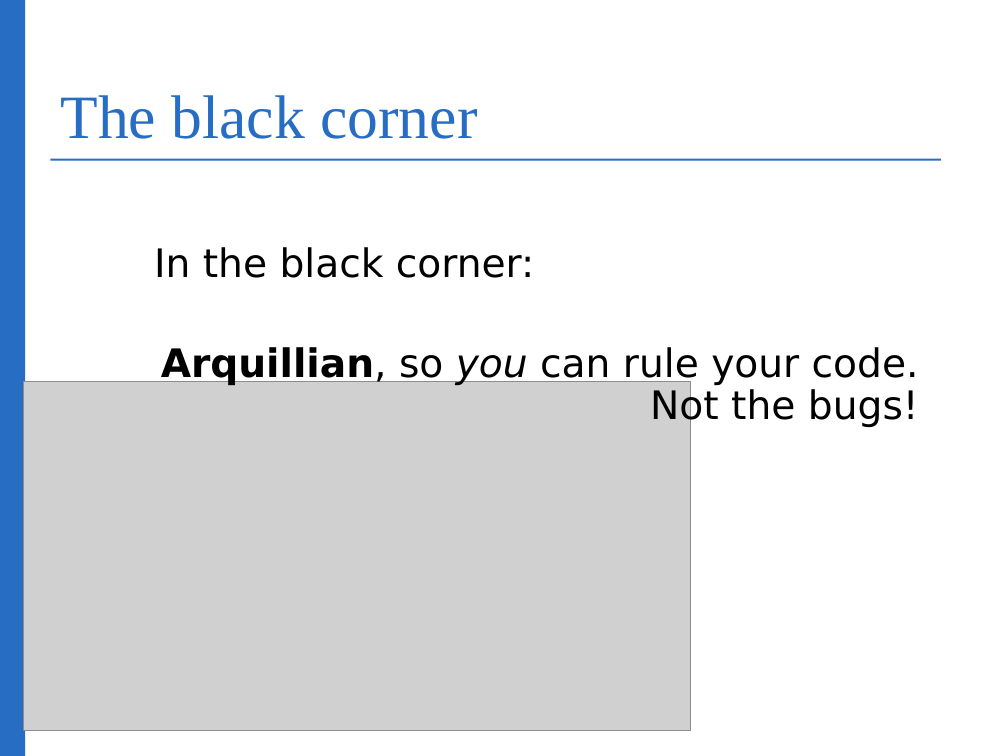
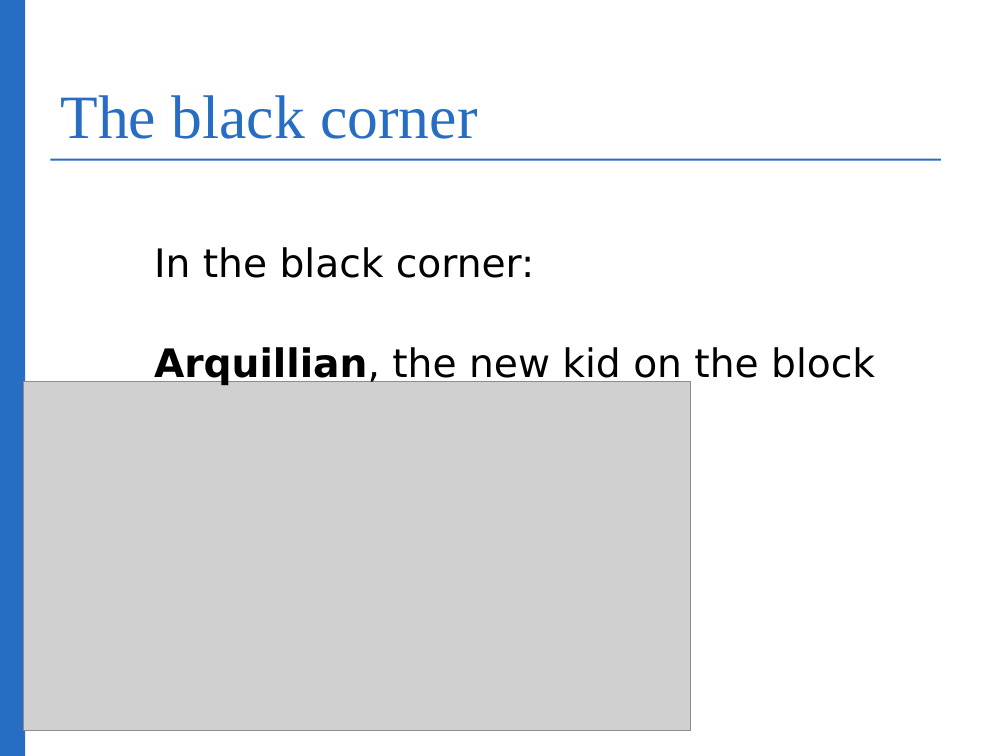
Before and after one commit to bognolo/workspace-arquillian-talk, a slide deck: slide 8 of IntroductionToArquillian.odp. Drawn at 1008x756 pixels with LibreOffice and Linux fonts; fonts in the diff are those of the drawing; grey boxes stand for pictures; background and template pictures are left out. Boxes give left, top, right and bottom in pixels: in the first picture for what was removed or moved away, otherwise in the second. Text is boxed around its words. In the diff, an @@ line names an element or a change of style, - is before the commit and + after.

```diff
--- a/IntroductionToArquillian.odp
+++ b/IntroductionToArquillian.odp
@@ text at (154, 347, 875, 386): text changed @@
-Arquillian, so you can rule your code. Not the bugs!
+Arquillian, the new kid on the block
```
Also in this commit, not shown: 1 other slide changed, 2 slides added.
